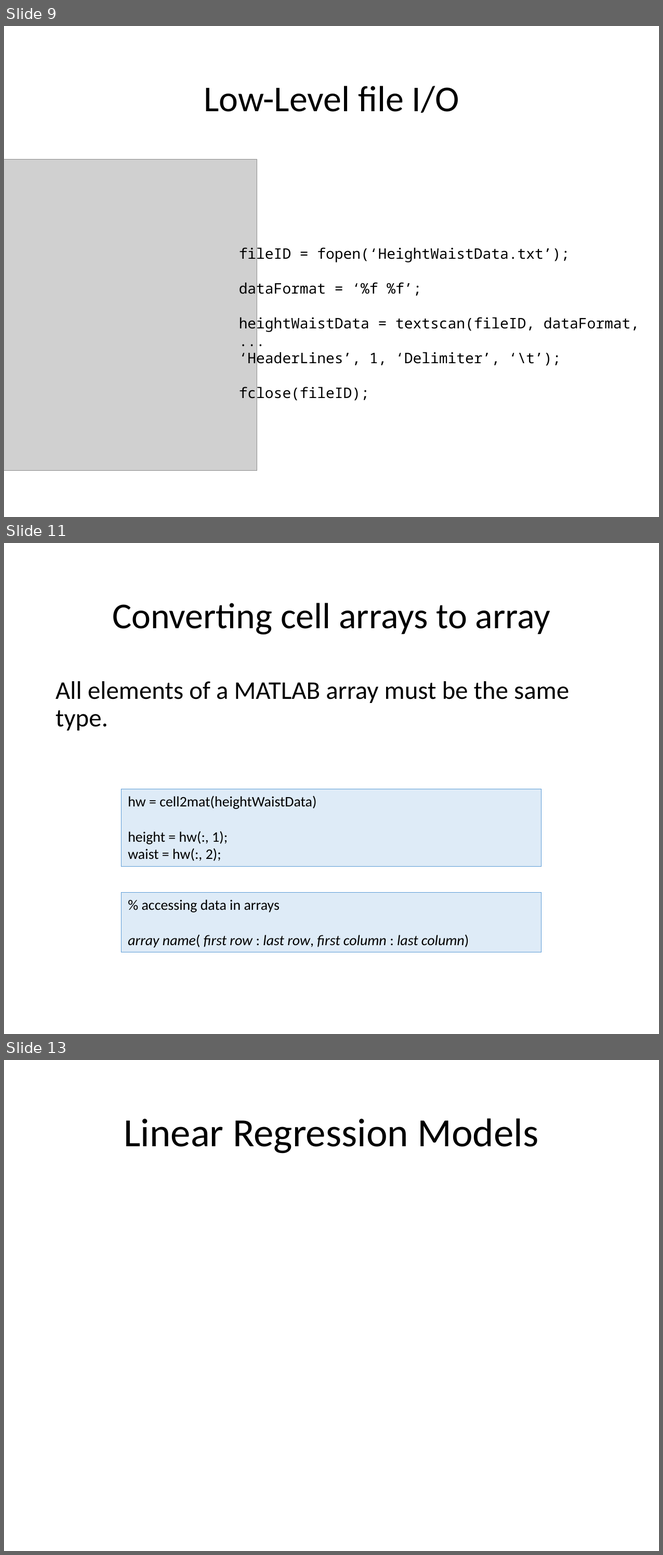
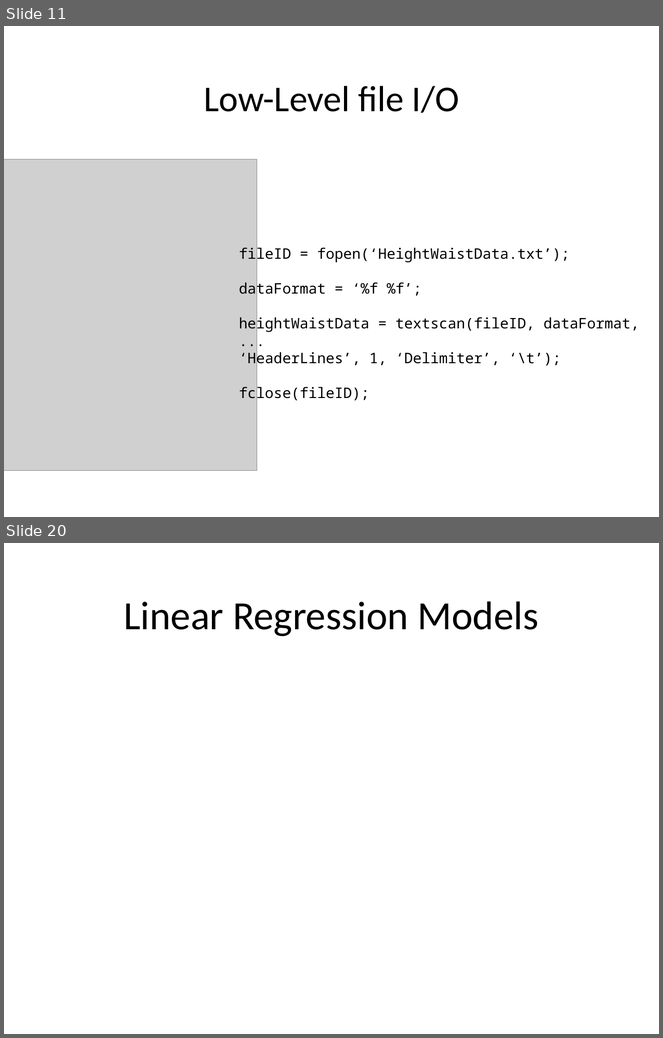
Before and after one commit to louisepb/Nottingham_Workshop, a slide deck: InstructorMaterials/Best Practices for Software Development using MATLAB.pptx. Shown one above the other, each under a label of ours: slides 9, 11 and 13 before the commit, slides 11 and 20 after it; the slides between them are not shown. The pictures are 663x1555 and 663x1038 pixels, drawn with LibreOffice and Linux fonts; fonts in the diff are those of the drawing; grey boxes stand for pictures. Boxes give left, top, right and bottom in pixels: in the first picture for what was removed or moved away, otherwise in the second. Text is boxed around its words. In the diff, an @@ line names an element or a change of style, - is before the commit and + after.

```diff
--- a/InstructorMaterials/Best Practices for Software Development using MATLAB.pptx
+++ b/InstructorMaterials/Best Practices for Software Development using MATLAB.pptx
@@ slide 11 removed at <box>4,543,659,1034</box>, background #FFFFFF @@
@@ title removed at <box>112,603,551,635</box> @@
-Converting cell arrays to array
@@ text removed at <box>55,681,569,731</box> @@
-All elements of a MATLAB array must be the same type.
@@ rectangle removed at <box>122,789,541,866</box> @@
-hw = cell2mat(heightWaistData)
-height = hw(:, 1);
-waist = hw(:, 2);
@@ rectangle removed at <box>122,893,541,953</box> @@
-% accessing data in arrays
-array name( first row : last row, first column : last column)
@@ what was slide 9 is now slide 11 @@
@@ what was slide 13 is now slide 20 @@
```
Also in this commit, not shown: 3 slides changed, 13 slides added, 3 other slides removed.
